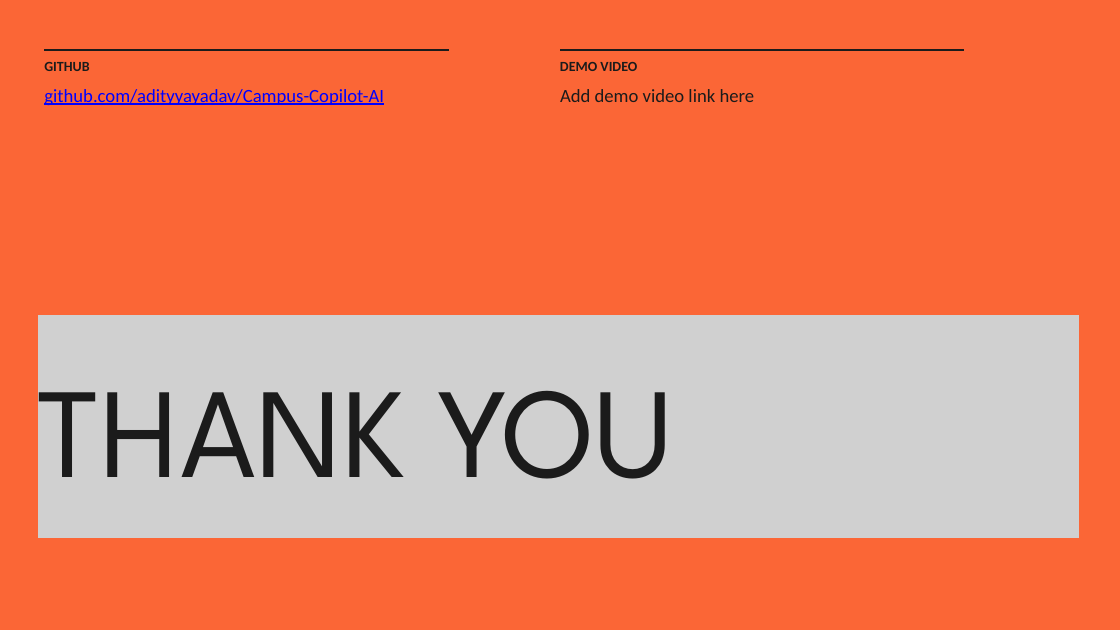
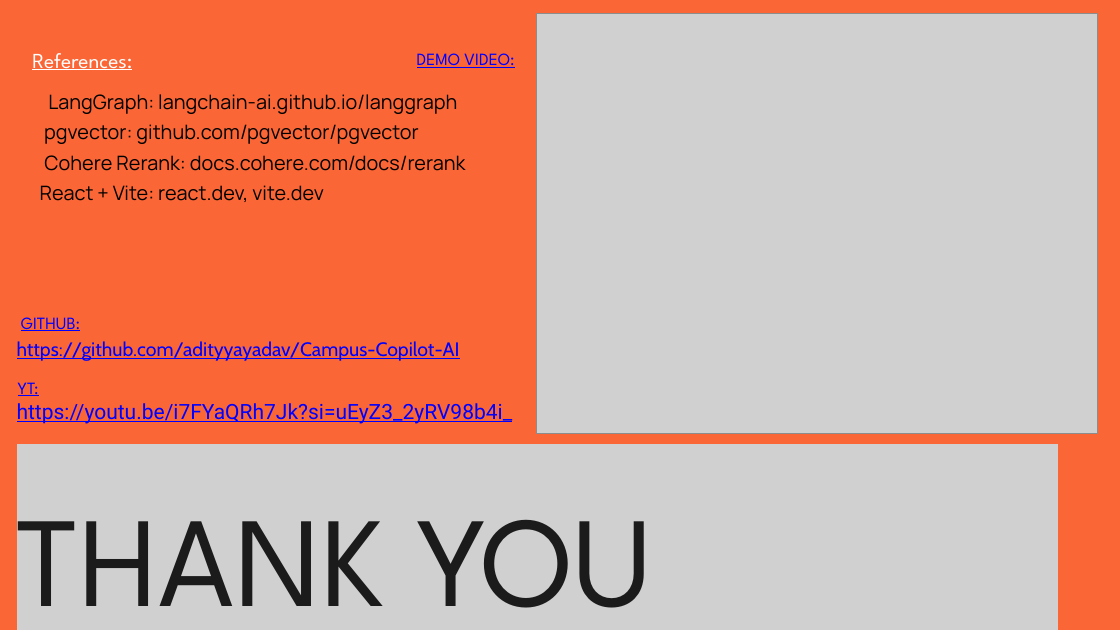
Before and after one commit to adityyayadav/Campus-Copilot-AI, a slide deck: slide 10 of presentation/Campus-Copilot-AI.pptx. Drawn at 1120x630 pixels with LibreOffice and Linux fonts; fonts in the diff are those of the drawing; grey boxes stand for pictures. Boxes give left, top, right and bottom in pixels: in the first picture for what was removed or moved away, otherwise in the second. Text is boxed around its words. In the diff, an @@ line names an element or a change of style, - is before the commit and + after.

Commit message:
Update presentation materials: and Prompt Logs

```diff
--- a/presentation/Campus-Copilot-AI.pptx
+++ b/presentation/Campus-Copilot-AI.pptx
@@ picture added at box(536, 13, 1096, 433) @@
@@ text added at box(32, 53, 132, 70), 27.5 pt, text #FFFFFF, underline @@
+References:
@@ line removed from (44, 50) to (449, 50) @@
@@ text at box(417, 53, 514, 68): text changed; size 18 to 22.1 pt; font Calibri to League Spartan; text colour #1B1B1B to #0000FF; bold off @@
-DEMO VIDEO
+DEMO VIDEO:
@@ line removed from (560, 50) to (964, 50) @@
@@ text removed at box(560, 89, 755, 102) @@
-Add demo video link here
@@ text added at box(48, 94, 457, 114), 25.5 pt, text #000000 @@
+LangGraph: langchain-ai.github.io/langgraph
@@ text added at box(44, 124, 418, 144), 25.5 pt, text #000000 @@
+pgvector: github.com/pgvector/pgvector
@@ text added at box(44, 155, 466, 171), 25.5 pt, text #000000 @@
+Cohere Rerank: docs.cohere.com/docs/rerank
@@ text added at box(40, 185, 324, 202), 25.5 pt, text #000000 @@
+React + Vite: react.dev, vite.dev
@@ text at box(21, 317, 80, 331): text changed; size 18 to 22.1 pt; font Calibri to League Spartan; text colour #1B1B1B to #0000FF; bold off @@
-GITHUB
+GITHUB:
@@ text removed at box(45, 312, 431, 315) @@
-ONE QUESTION. ONE VERIFIED ANSWER.
@@ text at box(17, 341, 460, 361): text changed; size 24 to 25 pt; font Calibri to Cabin @@
-github.com/adityyayadav/Campus-Copilot-AI
+https://github.com/adityyayadav/Campus-Copilot-AI
@@ text added at box(18, 382, 39, 396), 22.1 pt, text #0000FF, underline @@
+YT:
@@ text added at box(17, 403, 513, 424), 27 pt, text #0000FF, underline @@
+https://youtu.be/i7FYaQRh7Jk?si=uEyZ3_2yRV98b4i_
@@ picture: place and size @@
-picture at box(38, 315, 1080, 538)
+picture at box(17, 444, 1058, 630)
@@ text "THANK YOU": place and size @@
-text "THANK YOU" at box(38, 391, 674, 479)
+text "THANK YOU" at box(17, 520, 653, 608)
```
Also in this commit, not shown: 4 other files.
